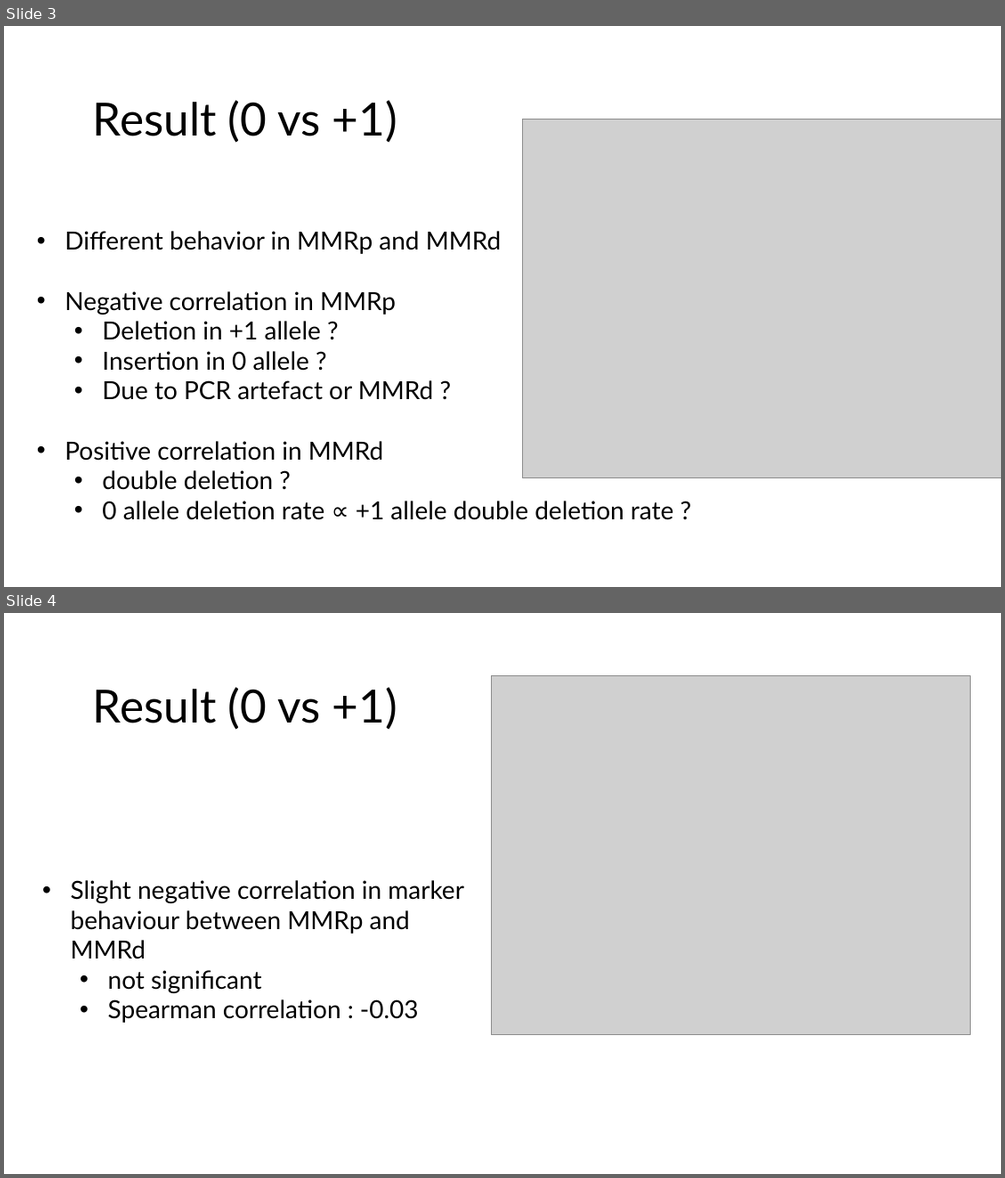
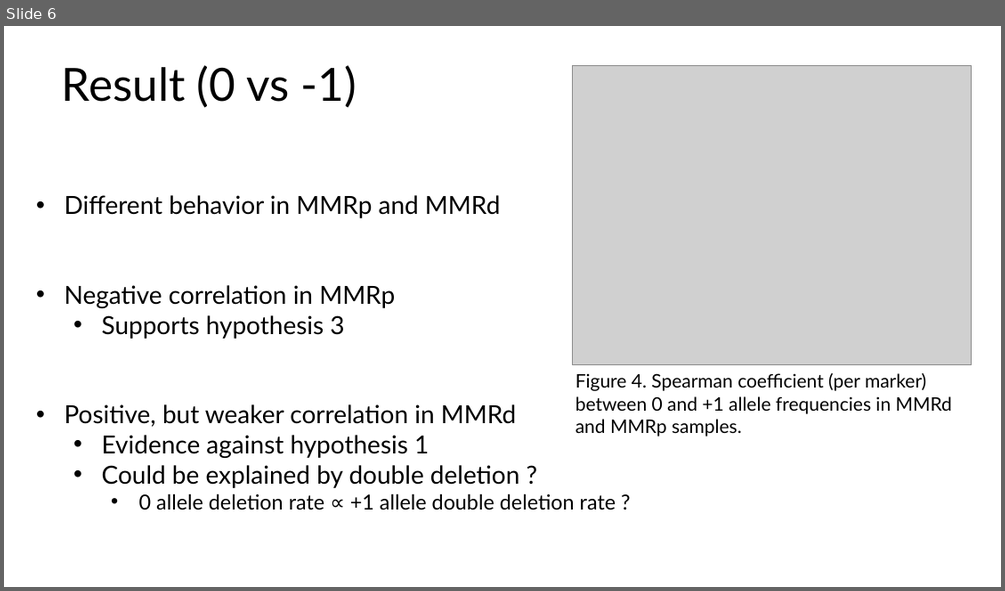
Before and after one commit to Awelson/MasterProject, a slide deck: Presentation1.pptx. Shown one above the other, each under a label of ours: slides 3 and 4 before the commit, slide 6 after it. The pictures are 1005x1178 and 1005x591 pixels, drawn with LibreOffice and Linux fonts; fonts in the diff are those of the drawing; grey boxes stand for pictures. Boxes give left, top, right and bottom in pixels: in the first picture for what was removed or moved away, otherwise in the second. Text is boxed around its words. In the diff, an @@ line names an element or a change of style, - is before the commit and + after.

```diff
--- a/Presentation1.pptx
+++ b/Presentation1.pptx
@@ slide 4 removed at [4,613,1001,1174], background #FFFFFF @@
@@ title removed at [93,687,397,730] @@
-Result (0 vs +1)
@@ picture removed at [492,676,971,1035] @@
@@ text removed at [71,880,463,1022] @@
-• Slight negative correlation in marker behaviour between MMRp and MMRd
-  • not significant
-  • Spearman correlation : -0.03
@@ what was slide 3 is now slide 6 @@
@@ slide 6 changed as well @@
@@ title at [62,65,357,108]: text changed @@
-Result (0 vs +1)
+Result (0 vs -1)
@@ picture: place and size @@
-picture at [522,119,1001,477]
+picture at [573,66,971,365]
@@ text "Different behavior in MMRp and ...": place and size @@
-text "Different behavior in MMRp and ..." at [65,231,673,520]
+text "Different behavior in MMRp and ..." at [65,195,615,509]
@@ text at [65,315,520,488]: text changed @@
-  • Deletion in +1 allele ?
-  • Insertion in 0 allele ?
-  • Due to PCR artefact or MMRd ?
-• Positive correlation in MMRd
-  • double deletion ?
+  • Supports hypothesis 3
+• Positive, but weaker correlation in MMRd
+  • Evidence against hypothesis 1
+  • Could be explained by double deletion ?
@@ text added at [575,373,952,436], 18 pt, text #000000 @@
+Figure 4. Spearman coefficient (per marker) between 0 and +1 allele frequencies in MMRd and MMRp samples.
@@ text at [139,493,615,509]: size 24 to 20 pt in "0 allele deletion rate ∝ +1 allele ..."; list level 2 to 3 in "0 allele deletion rate ∝ ..." @@
```
Also in this commit, not shown: 4 other slides changed, 6 slides added, 1 other slide removed, 12 other files.
